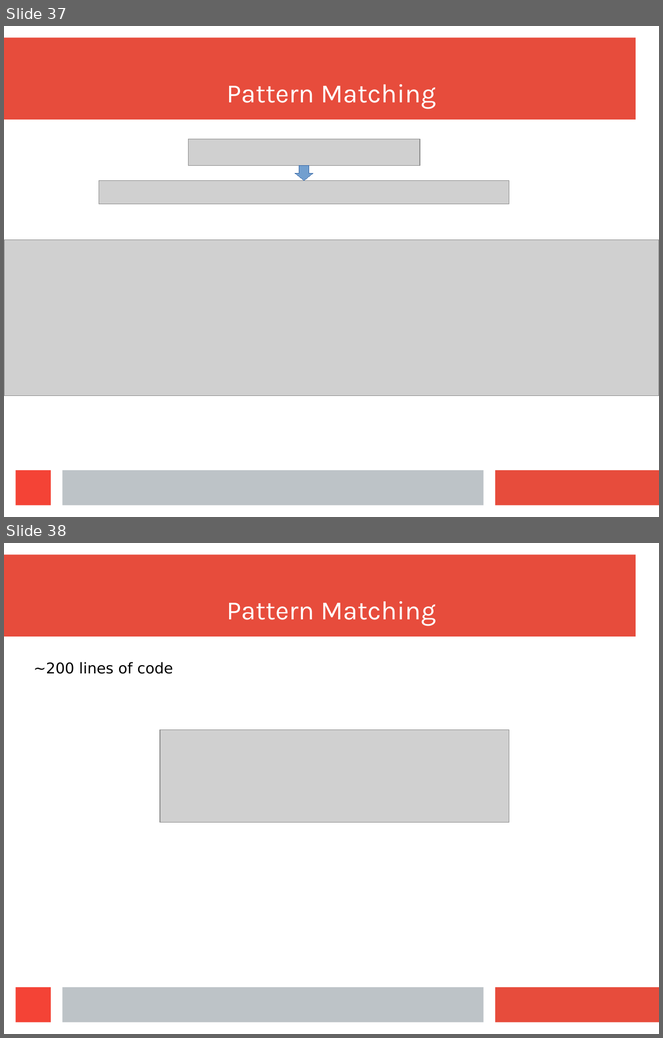
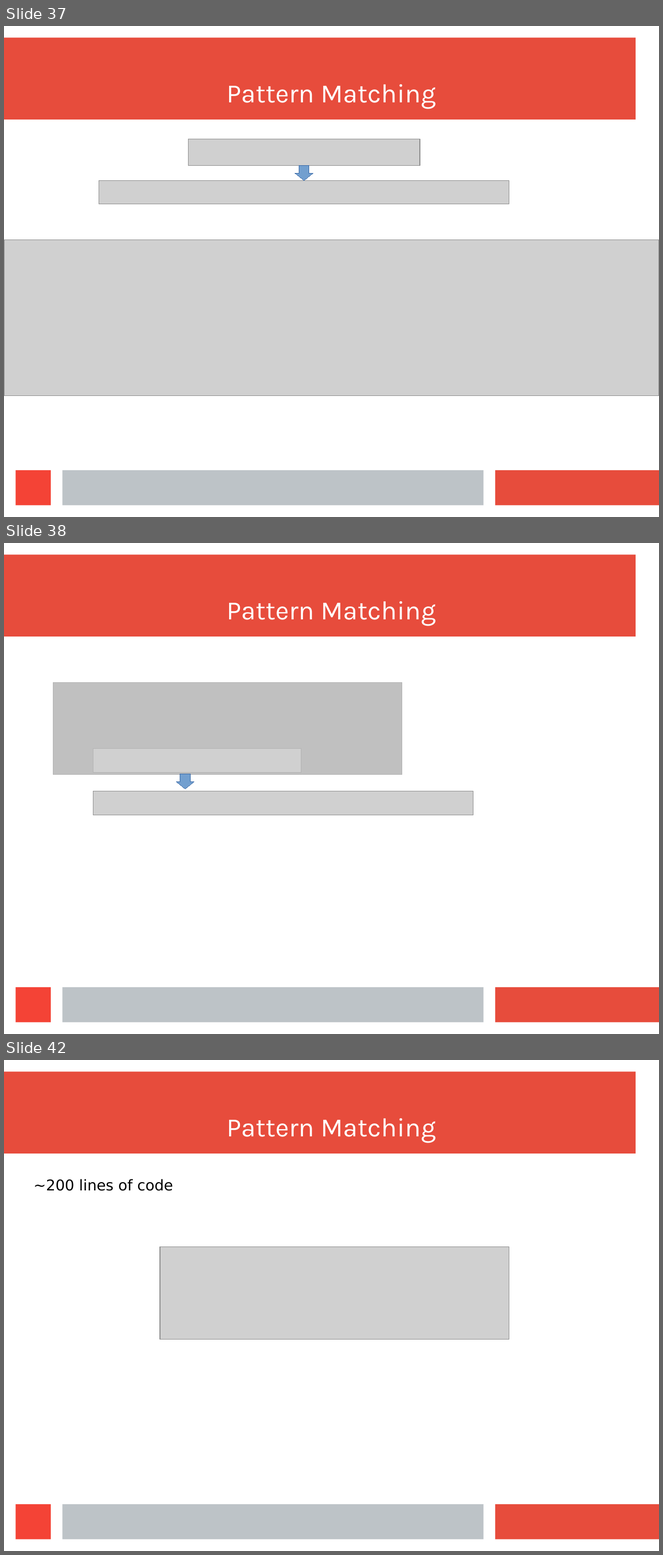
Before and after one commit to wilbowma/cur, a slide deck: hope-2016/slides.odp. Shown one above the other, each under a label of ours: slides 37 and 38 before the commit, slides 37, 38 and 42 after it; the slides between them are not shown. The pictures are 663x1038 and 663x1555 pixels, drawn with LibreOffice and Linux fonts; fonts in the diff are those of the drawing; grey boxes stand for pictures. Boxes give left, top, right and bottom in pixels: in the first picture for what was removed or moved away, otherwise in the second. Text is boxed around its words. In the diff, an @@ line names an element or a change of style, - is before the commit and + after.

```diff
--- a/hope-2016/slides.odp
+++ b/hope-2016/slides.odp
@@ slide 38 added at (x1=4, y1=543, x2=659, y2=1034), background #FFFFFF; not listed: 4 template elements that a slide beside it also shows @@
@@ title added at (x1=227, y1=601, x2=436, y2=626), 32 pt, text #FFFFFF @@
+Pattern Matching
@@ picture added at (x1=53, y1=683, x2=402, y2=775) @@
@@ freeform shape added at (x1=53, y1=683, x2=402, y2=775), fill #B2B2B2 at 50% opacity, outline #B2B2B2 0 pt @@
@@ down arrow added at (x1=177, y1=774, x2=194, y2=789), fill #729FCF, outline #3465A4 0 pt @@
@@ picture added at (x1=93, y1=792, x2=474, y2=815) @@
@@ what was slide 38 is now slide 42 @@
```
Also in this commit, not shown: 3 other slides added, 1 other file.
